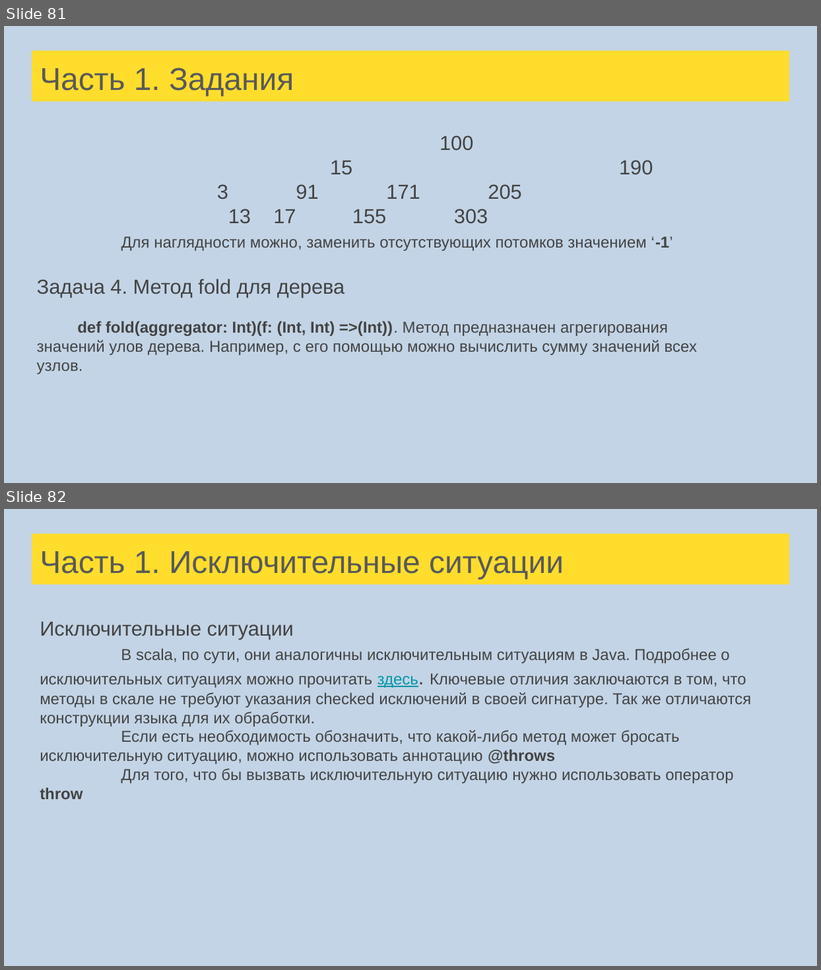
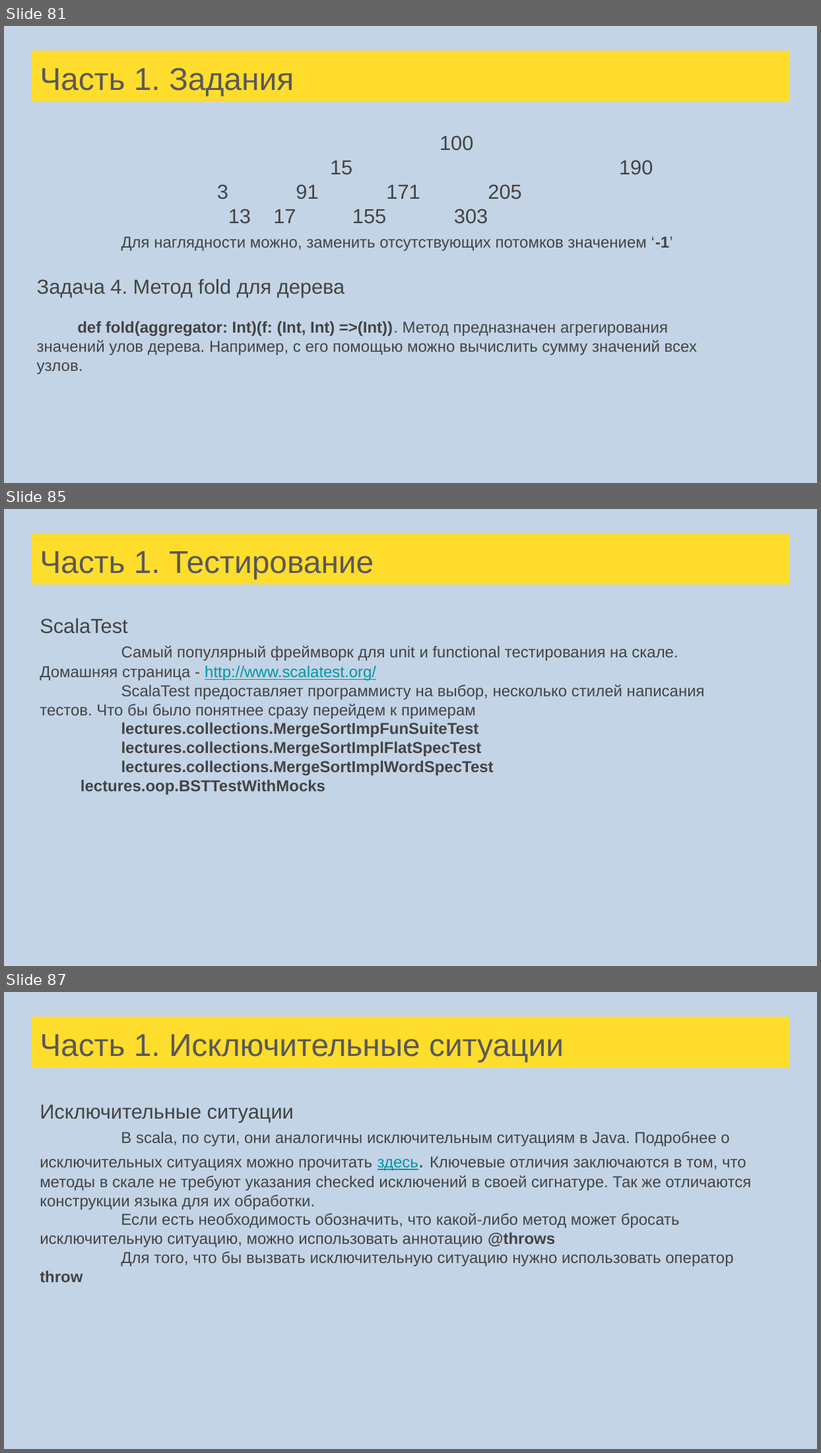
Before and after one commit to tralfamadore/ScalaLectures, a slide deck: src/main/resources/Лекции Scala для FinTech.pptx. Shown one above the other, each under a label of ours: slides 81 and 82 before the commit, slides 81, 85 and 87 after it; the slides between them are not shown. The pictures are 821x970 and 821x1453 pixels, drawn with LibreOffice and Linux fonts; fonts in the diff are those of the drawing. Boxes give left, top, right and bottom in pixels: in the first picture for what was removed or moved away, otherwise in the second. Text is boxed around its words. In the diff, an @@ line names an element or a change of style, - is before the commit and + after.

```diff
--- a/src/main/resources/Лекции Scala для FinTech.pptx
+++ b/src/main/resources/Лекции Scala для FinTech.pptx
@@ slide 85 added at [4, 509, 817, 966], background #C3D4E6 @@
@@ title added at [32, 533, 789, 585], fill #FFDD2D, 28 pt, text #595959 @@
+Часть 1. Тестирование
@@ text added at [40, 618, 705, 795], 14 pt, text #434343 @@
+ScalaTest
+Самый популярный фреймворк для unit и functional тестирования на скале. Домашняя страница - http://www.scalatest.org/
+ScalaTest предоставляет программисту на выбор, несколько стилей написания тестов. Что бы было понятнее сразу перейдем к примерам
+lectures.collections.MergeSortImpFunSuiteTest
+lectures.collections.MergeSortImplFlatSpecTest
+lectures.collections.MergeSortImplWordSpecTest
+lectures.oop.BSTTestWithMocks
@@ what was slide 82 is now slide 87 @@
```
Also in this commit, not shown: 4 other slides added, 1 other file.
